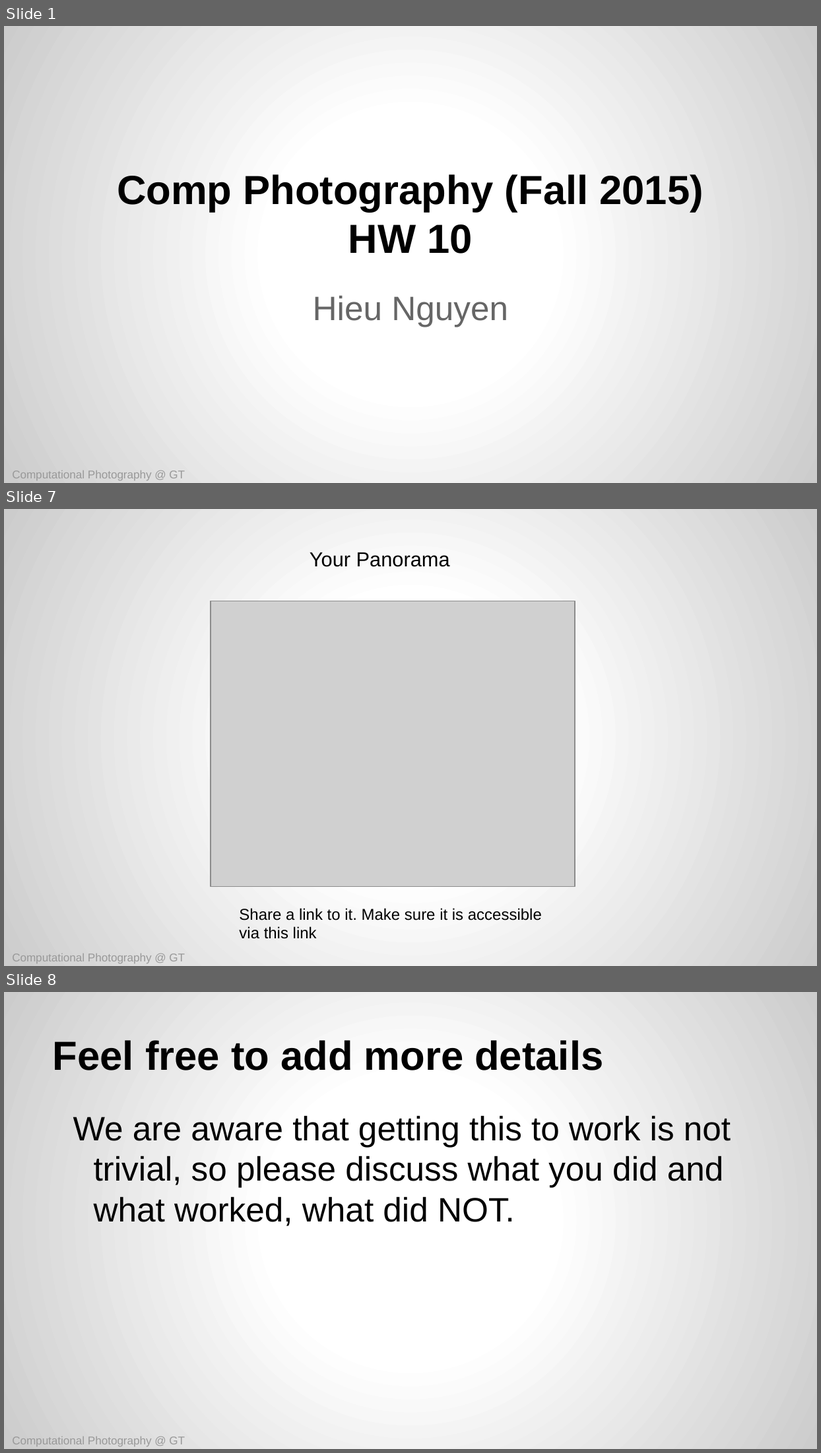
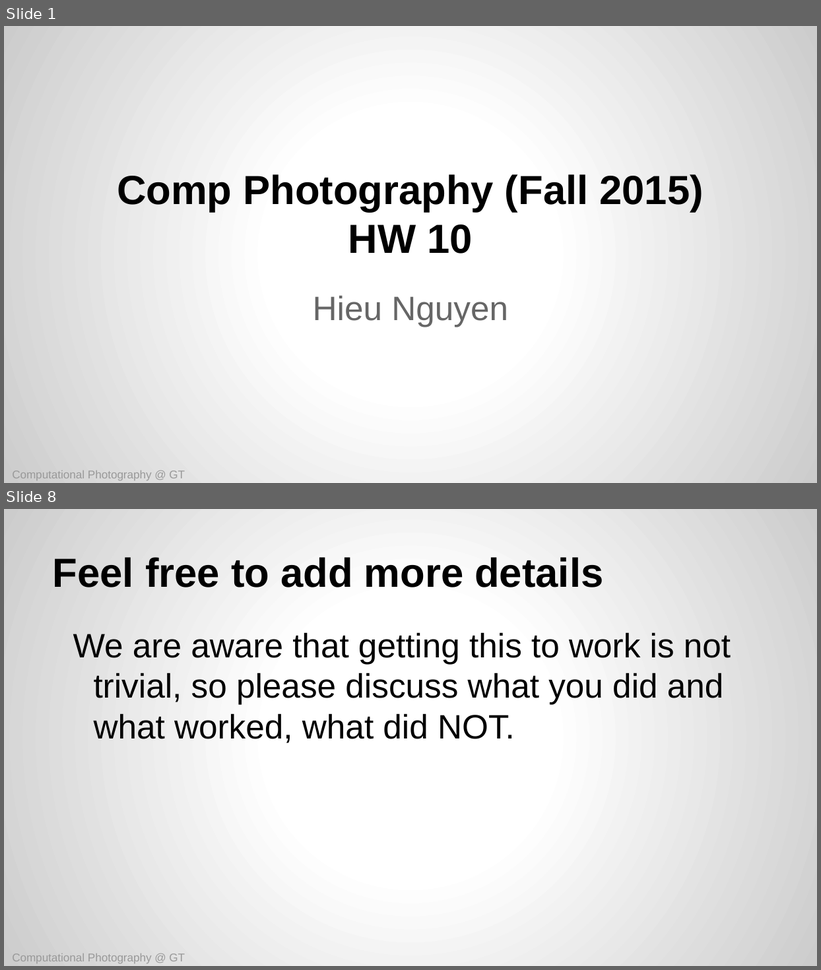
Before and after one commit to reachkrishnaraj/computational-photography, a slide deck: assignments/hw10/CompPhoto-GT-A10-Template.pptx. Shown one above the other, each under a label of ours: slides 1, 7 and 8 before the commit, slides 1 and 8 after it; the slides between them are not shown. The pictures are 821x1453 and 821x970 pixels, drawn with LibreOffice and Linux fonts; fonts in the diff are those of the drawing; grey boxes stand for pictures. Boxes give left, top, right and bottom in pixels: in the first picture for what was removed or moved away, otherwise in the second. Text is boxed around its words. In the diff, an @@ line names an element or a change of style, - is before the commit and + after.

```diff
--- a/assignments/hw10/CompPhoto-GT-A10-Template.pptx
+++ b/assignments/hw10/CompPhoto-GT-A10-Template.pptx
@@ slide 7 removed at (4, 509, 817, 966), background gradient #FFFFFF to #CCCCCC @@
@@ text removed at (310, 552, 450, 567) @@
-Your Panorama
@@ picture removed at (211, 601, 575, 887) @@
@@ text removed at (239, 908, 542, 939) @@
-Share a link to it. Make sure it is accessible via this link
@@ text removed at (12, 954, 185, 964) @@
-Computational Photography @ GT
```
Also in this commit, not shown: 3 slides changed, 3 slides added, 2 other slides removed.
